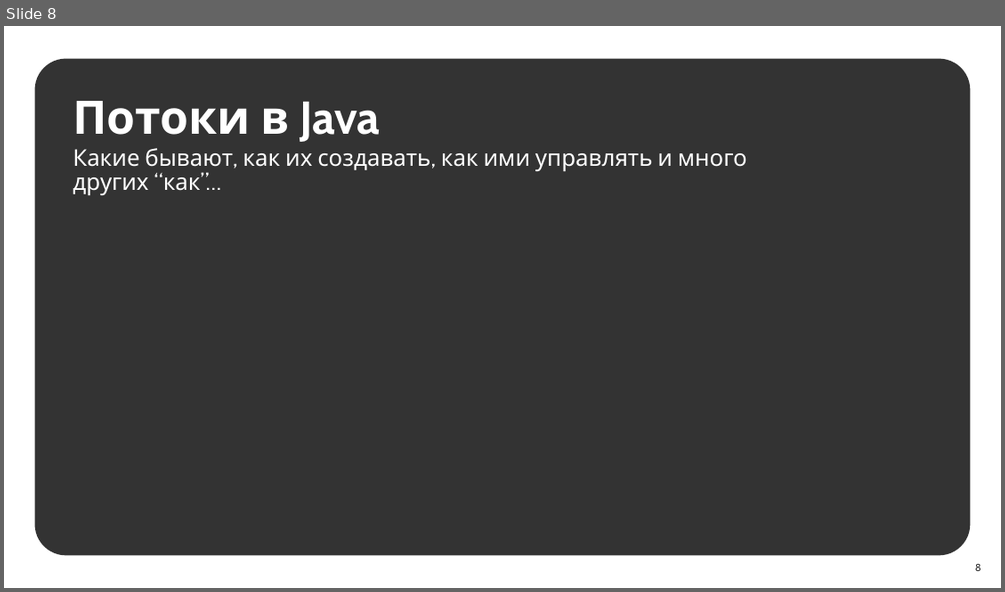
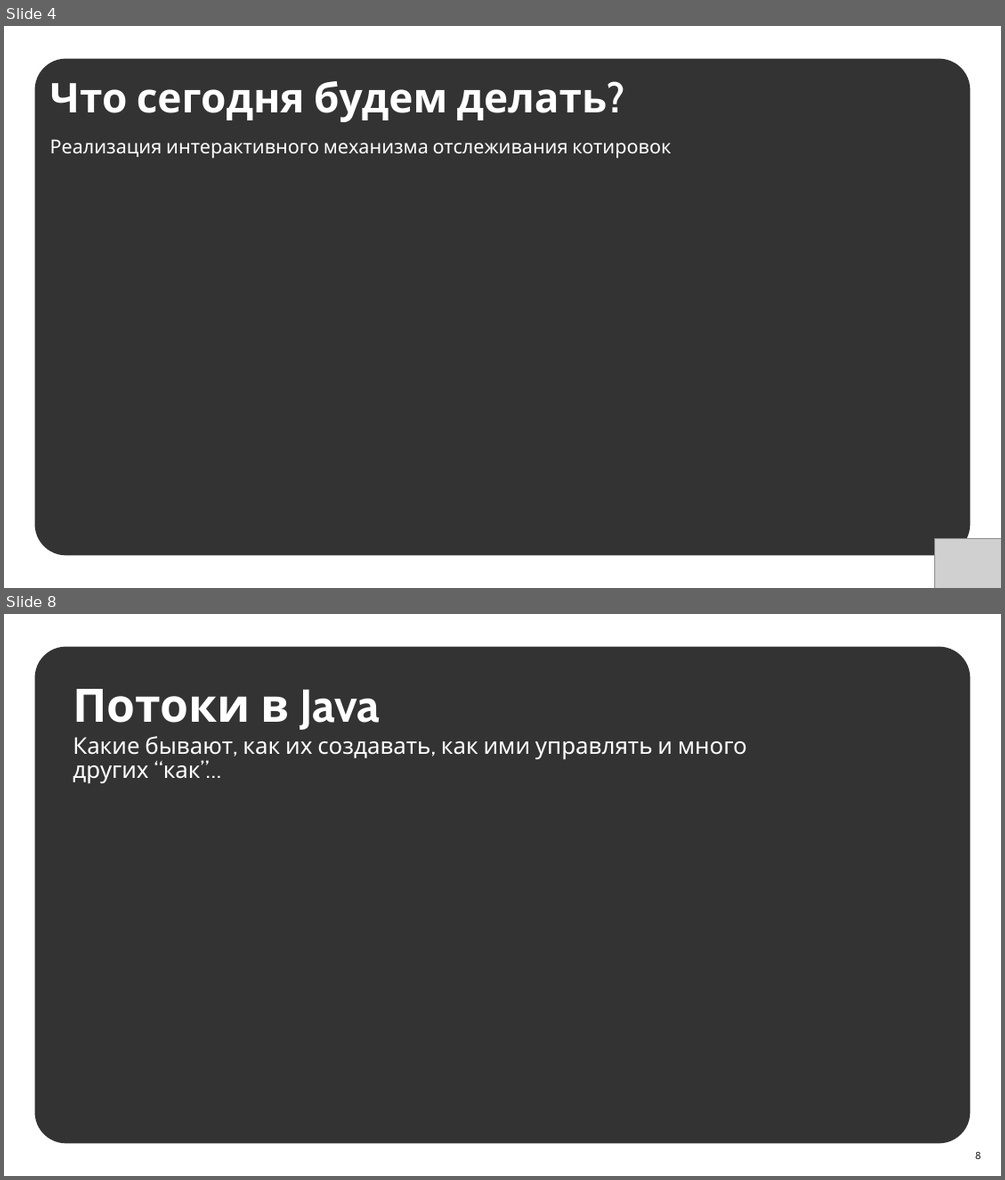
Before and after one commit to LilZaChill/market-pulse-ustinov, a slide deck: advanced/docs/seminar10/Семинар 10.pptx. Shown one above the other, each under a label of ours: slide 8 before the commit, slides 4 and 8 after it; the slides between them are not shown. The pictures are 1005x592 and 1005x1180 pixels, drawn with LibreOffice and Linux fonts; fonts in the diff are those of the drawing; grey boxes stand for pictures; background and template pictures are left out. Boxes give left, top, right and bottom in pixels: in the first picture for what was removed or moved away, otherwise in the second. Text is boxed around its words. In the diff, an @@ line names an element or a change of style, - is before the commit and + after.

```diff
--- a/advanced/docs/seminar10/Семинар 10.pptx
+++ b/advanced/docs/seminar10/Семинар 10.pptx
@@ slide 4 added at bbox=[4, 26, 1001, 588], background #FFFFFF; not listed: 1 template element that a slide beside it also shows @@
@@ text added at bbox=[50, 81, 607, 122], 64 pt, text #FFFFFF, bold @@
+Что сегодня будем делать?
@@ text added at bbox=[50, 139, 671, 158], 30 pt, text #FFFFFF @@
+Реализация интерактивного механизма отслеживания котировок
@@ picture added at bbox=[935, 539, 1001, 588] @@
```
Also in this commit, not shown: 11 slides changed, 3 other slides added, 4 slides removed.
